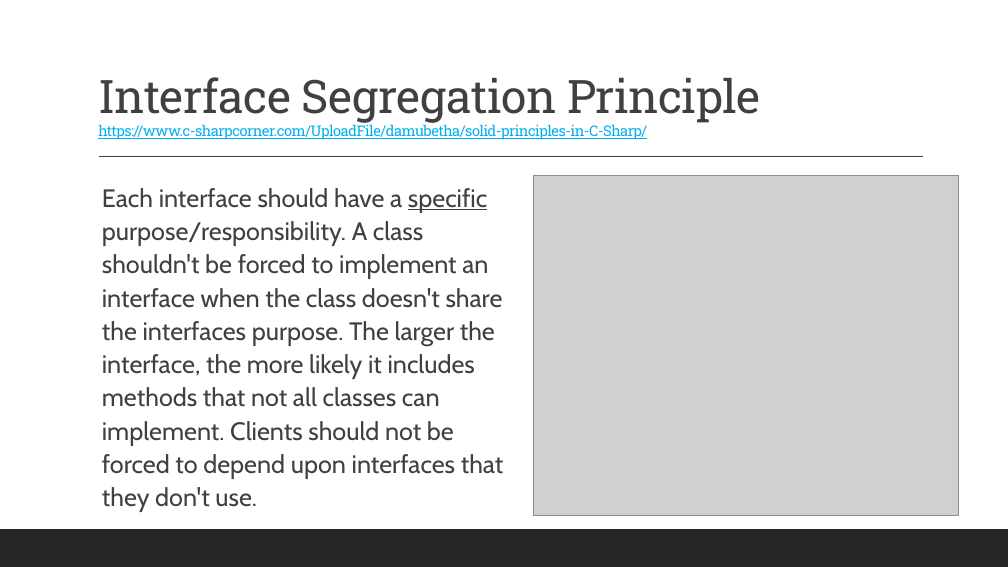
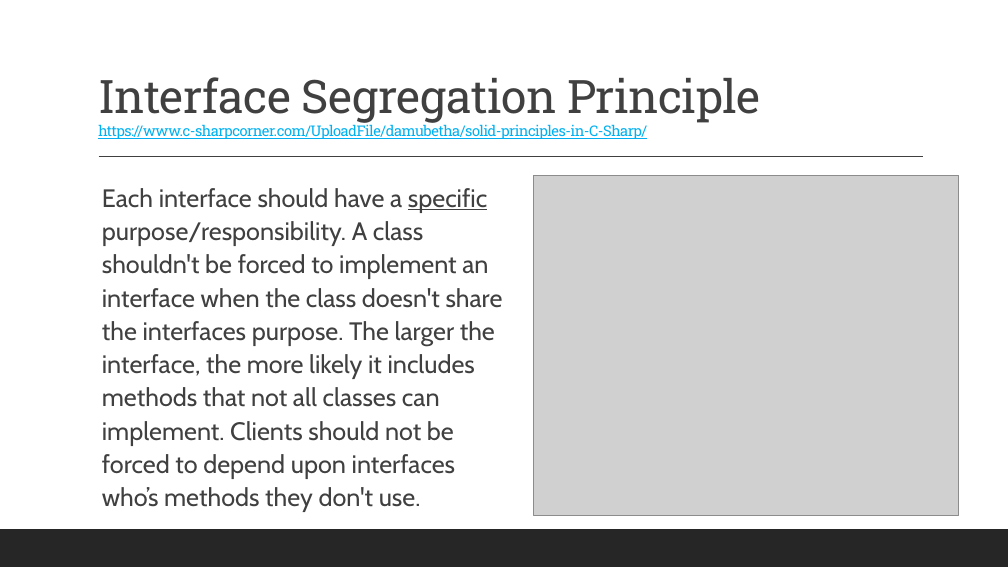
Before and after one commit to 2002-feb24-net/trainer-code, a slide deck: slide 8 of 1-csharp/MarksCodeAndPPTs/DotNetPPTs/D4_.NET_SOLID.pptx. Drawn at 1008x567 pixels with LibreOffice and Linux fonts; fonts in the diff are those of the drawing; grey boxes stand for pictures. Boxes give left, top, right and bottom in pixels: in the first picture for what was removed or moved away, otherwise in the second. Text is boxed around its words. In the diff, an @@ line names an element or a change of style, - is before the commit and + after.

```diff
--- a/1-csharp/MarksCodeAndPPTs/DotNetPPTs/D4_.NET_SOLID.pptx
+++ b/1-csharp/MarksCodeAndPPTs/DotNetPPTs/D4_.NET_SOLID.pptx
@@ text at [102,188,503,512]: text changed @@
-Each interface should have a specific purpose/responsibility. A class shouldn't be forced to implement an interface when the class doesn't share the interfaces purpose. The larger the interface, the more likely it includes methods that not all classes can implement. Clients should not be forced to depend upon interfaces that they don't use.
+Each interface should have a specific purpose/responsibility. A class shouldn't be forced to implement an interface when the class doesn't share the interfaces purpose. The larger the interface, the more likely it includes methods that not all classes can implement. Clients should not be forced to depend upon interfaces who’s methods they don't use.
```
Also in this commit, not shown: 3 other slides changed, 4 other files.
